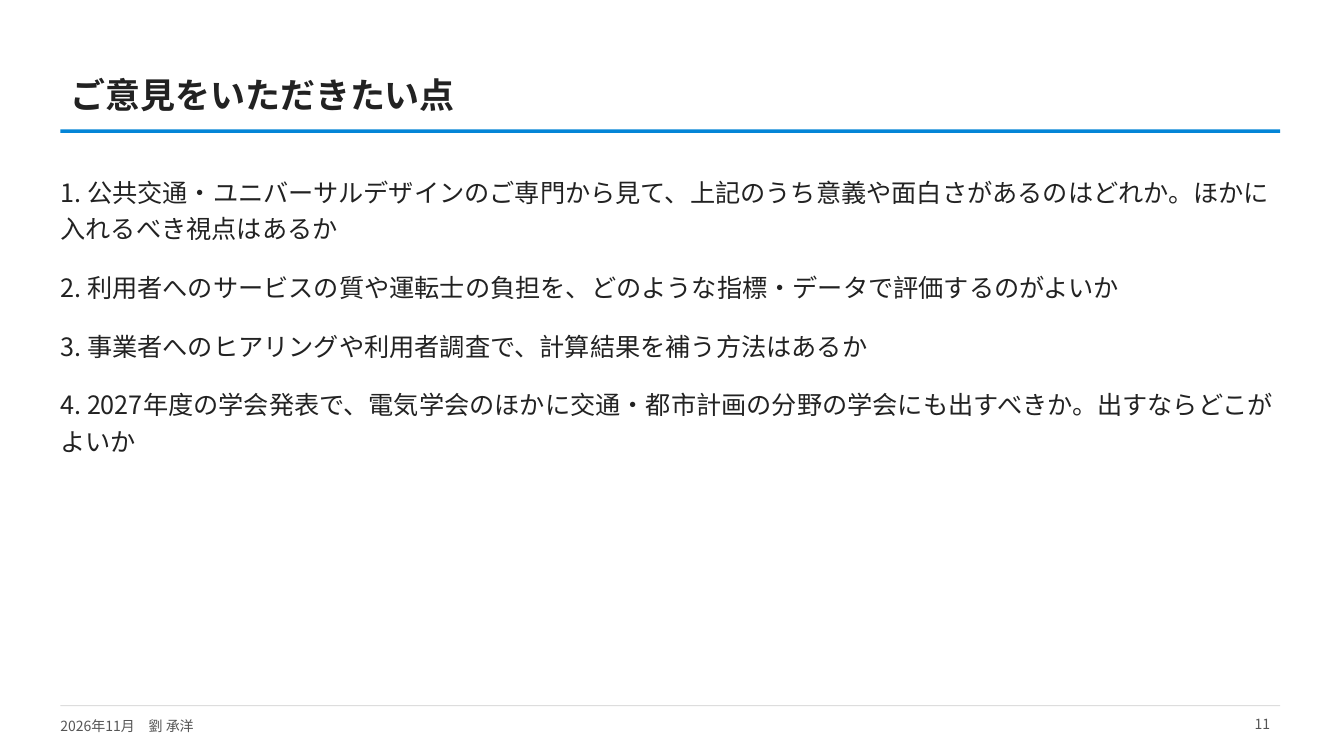
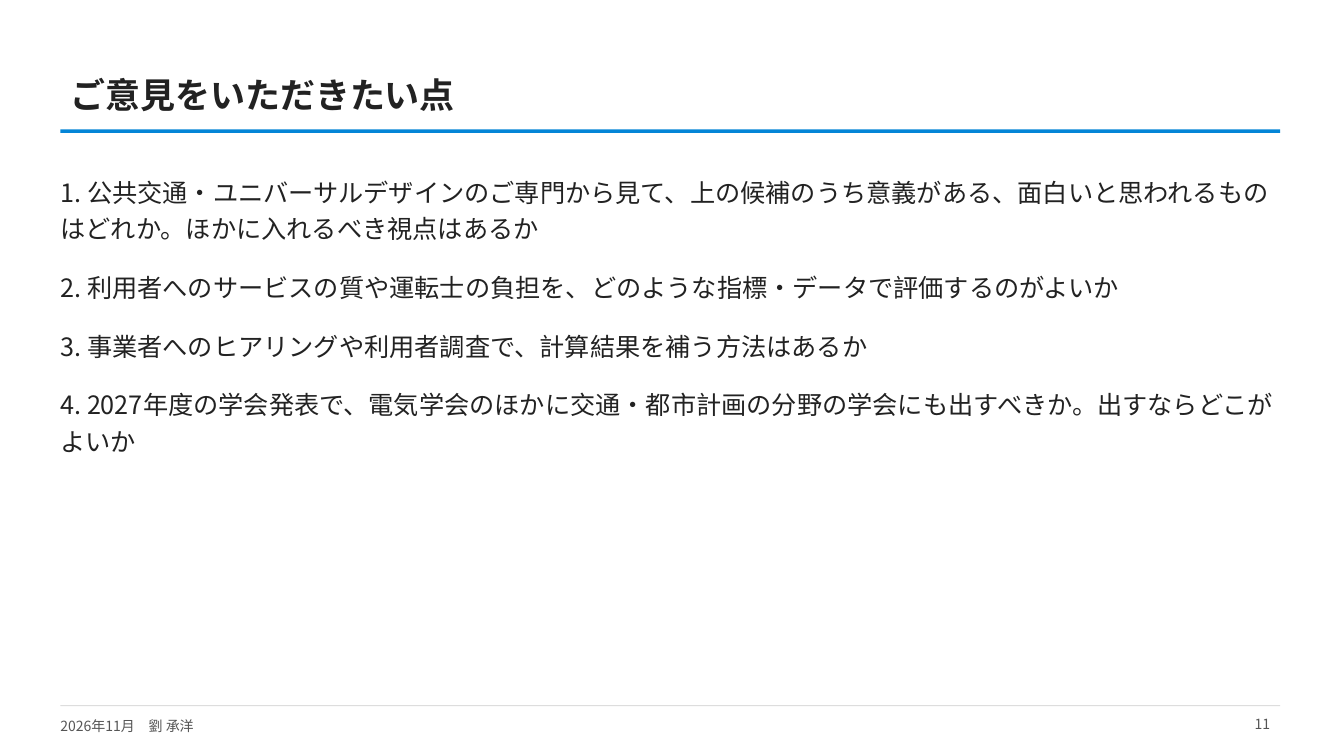
Before and after one commit to CYLIU2003/master-course, a slide deck: slide 11 of outcome/2026-11-16_nishiyama_consult/西山先生へのご相談_最新結果と3本目の柱.pptx. Drawn at 1344x756 pixels with LibreOffice and Linux fonts; fonts in the diff are those of the drawing. Boxes give left, top, right and bottom in pixels: in the first picture for what was removed or moved away, otherwise in the second. Text is boxed around its words. In the diff, an @@ line names an element or a change of style, - is before the commit and + after.

```diff
--- a/outcome/2026-11-16_nishiyama_consult/西山先生へのご相談_最新結果と3本目の柱.pptx
+++ b/outcome/2026-11-16_nishiyama_consult/西山先生へのご相談_最新結果と3本目の柱.pptx
@@ text at (60,180,1268,240): text changed @@
-1. 公共交通・ユニバーサルデザインのご専門から見て、上記のうち意義や面白さがあるのはどれか。ほかに入れるべき視点はあるか
+1. 公共交通・ユニバーサルデザインのご専門から見て、上の候補のうち意義がある、面白いと思われるものはどれか。ほかに入れるべき視点はあるか
```
Also in this commit, not shown: 6 other slides changed, 10 other files.
